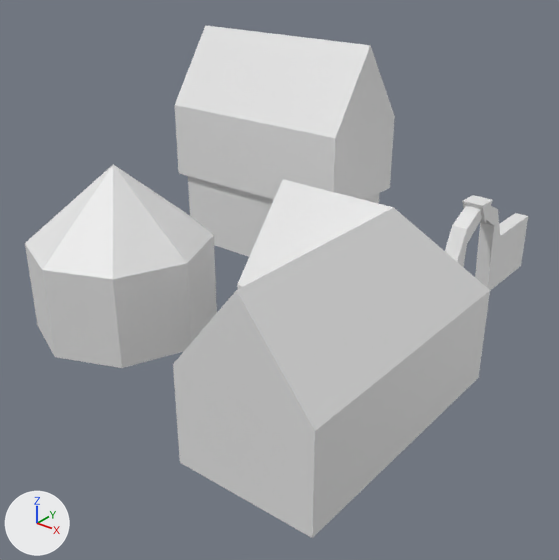
One commit to the Blender file Assets/Models/buildings.blend: the scene before it, then after it.
Rendered twice from a camera (50 mm lens) standing at (0.42, -3.56, 3.05) and looking at (-3.23, 1.0, 0.22). Arrows for +X, +Y and +Z are at lower left; the lights stay in place.

Objects in the first picture: 'gate', 'house', 'house2', 'house3', 'house_roof'.
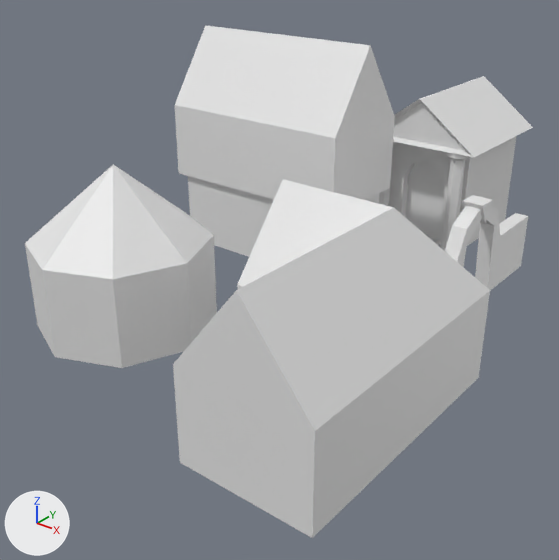
Pixel boxes [x1, y1, x2, y2] of what changed, in the pictures (559 x 560 px):
```json
{"object": "mausoleum", "change": "added", "after": [379, 76, 533, 251]}
```

The change, as JSON lines over the scene's bpy script:
```json
{"op": "add", "block": "mat_material", "code": ["mat_material = diffuse_material('Material')", "mat_material.base_color = (0.8, 0.8, 0.8)  # white #e7e7e7"]}
{"op": "add", "block": "me_cube_003", "code": ["me_cube_003 = bpy.data.meshes.new('Cube.003')", "me_cube_003.from_pydata(...)  # 183 vertices, 165 faces; spans x -0.589..0.59, y -0.005..1.455, z -0.682..0.647", "me_cube_003.materials.append(mat_material)  # white #e7e7e7"]}
{"op": "add", "block": "ob_mausoleum", "code": ["ob_mausoleum = bpy.data.objects.new('mausoleum', me_cube_003)", "ob_mausoleum.location = (-3.0, 3.4, 0.0)", "ob_mausoleum.rotation_euler = (1.571, 0.0, 0.0)  # degrees (90, 0, 0)"]}
```
